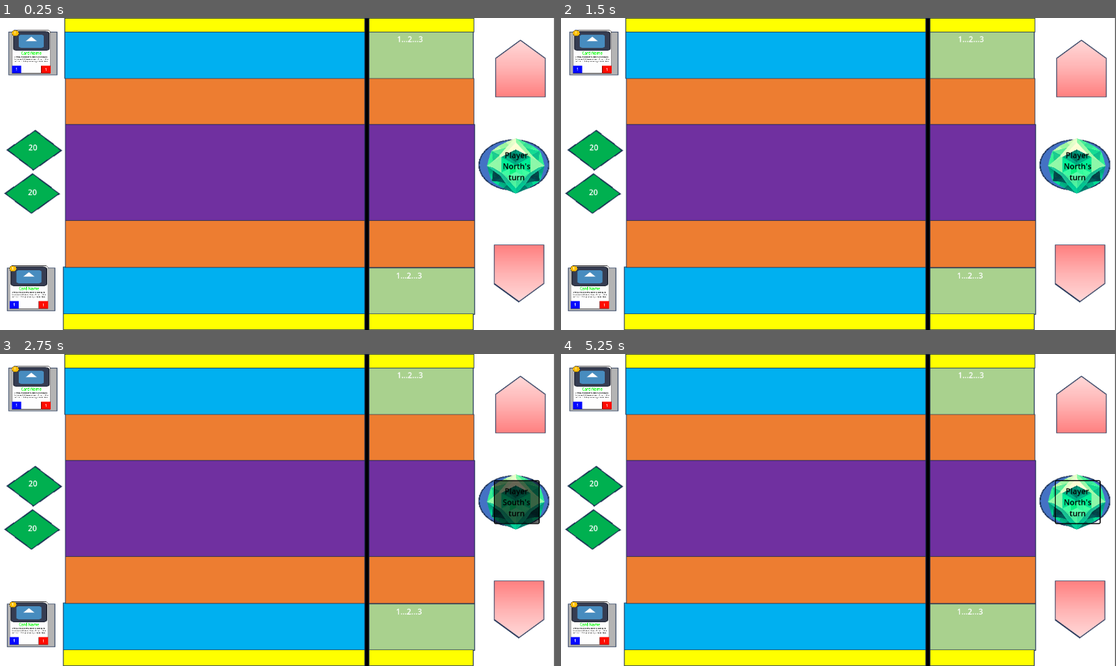
Above: before the commit, frames 1-4 (two rows, left to right).
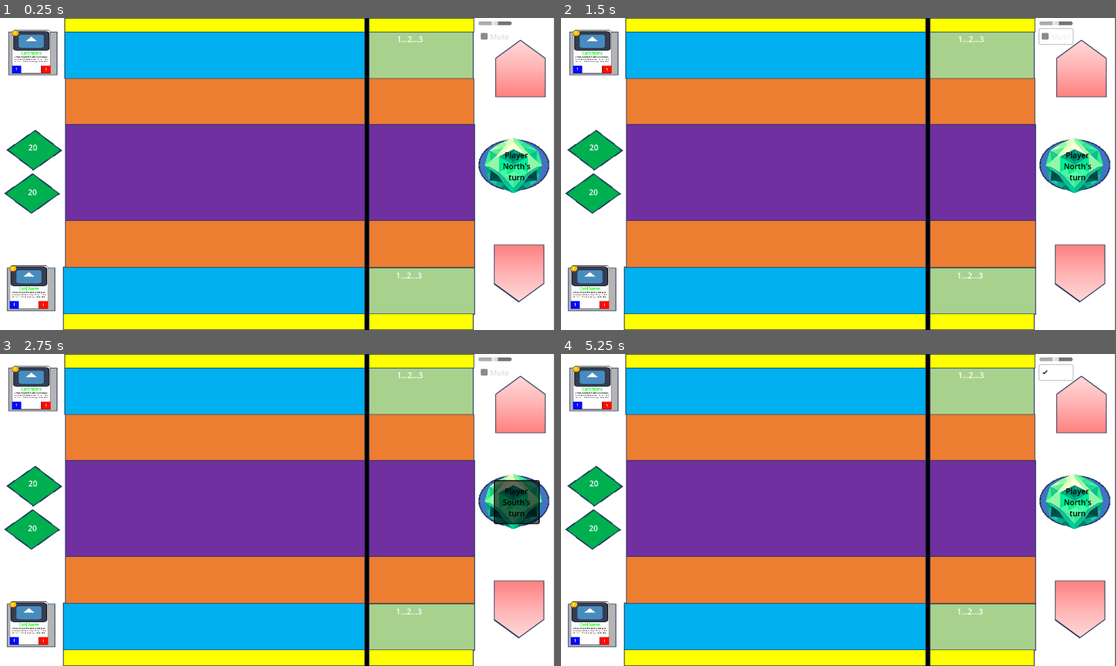
Above: after the commit, the same moments.

Repository: conhop30/Gemheart-2.0
Game: Godot game, scene res://Screens/Game/game.tscn
Same seed, same stepped clock (60 frames per second), same inputs: the game is played once before the commit and once after it. The engine's default icon, where the game draws it, is replaced by a stand-in: a white triangle on a blue panel in a dark square.
Inputs (mouse positions are in pixels of both pictures, inside the frame that each line leads up to):
- Up to frame 1 (0.25 s): no input
- Up to frame 2 (1.5 s): click (1049, 30) at 0.52 s; click (1054, 36) at 1.25 s, where only the run after the commit has a clickable "Mute"
- Up to frame 3 (2.75 s): click "Player North's turn" at 2 s
- Up to frame 4 (5.25 s): click "Player South's turn" at 2.75 s; click "Player North's turn" at 3.5 s; click "Player South's turn" at 4.25 s; click (1049, 366) at 5.02 s

The runs differ from the first frame. In frame 1, 0.7% of the frame differs, in the area x 86-99%, y 1-57%; in frame 2, 0.8%; in frame 3, 0.5%; in frame 4, 0.9%, in the area x 85-99%, y 1-57%.

Commit message:
Added audio
Music and card dropping effects added.

Diff:
--- a/Screens/Game/action_button.gd
+++ b/Screens/Game/action_button.gd
@@ -1,5 +1,4 @@
 extends Button
-
 
 func _on_pressed():
 	EventBus.publish("player_passed")
--- a/Screens/Game/game.gd
+++ b/Screens/Game/game.gd
@@ -17,7 +17,9 @@
 
 # Called when the node enters the scene tree for the first time.
 func _ready() -> void:
+	# Initiate
 	init_board_values()
+	init_music()
 
 	# Start the first player's turn
 	for child in get_children():
@@ -36,10 +38,6 @@
 func _process(delta: float) -> void:
 	pass
 
-# Setup players
-func init_game() -> void:
-	pass
-
 func init_board_values() -> void:
 	# Set the player health displays
 	nHealth.text = str(STARTING_HEALTH)
@@ -49,6 +47,20 @@
 	# Set resource values
 	nResource.text = "1...2...3"
 	sResource.text = "1...2...3"
+
+func init_music() -> void:
+	var bg_music = AudioStreamPlayer.new()
+	add_child(bg_music)
+
+	# Load the audio stream
+	var audio_stream = load("res://Shared/Audio/Music/Sacrifice.ByTitanSlayer.mp3") as AudioStream
+	if audio_stream is AudioStreamMP3:  # Ensure it’s an AudioStream with a loop property
+		audio_stream.loop = true
+
+	bg_music.stream = audio_stream
+	bg_music.volume_db = -20  # Adjust volume
+	bg_music.play()
+
 
 # Ensure all necessary checks are made so the game is in a valid state
 # for the next player to take their turn.
--- a/Screens/Game/game.tscn
+++ b/Screens/Game/game.tscn
@@ -6,6 +6,7 @@
 [ext_resource type="Script" path="res://Screens/Game/action_button.gd" id="3_kaue4"]
 [ext_resource type="Texture2D" uid="uid://c02dequ70f1ir" path="res://Assets/action_button.PNG" id="4_3oe2m"]
 [ext_resource type="Script" path="res://Shared/pile.gd" id="4_eqtxn"]
+[ext_resource type="Script" path="res://Screens/Game/settings.gd" id="7_vpc07"]
 
 [sub_resource type="StyleBoxFlat" id="StyleBoxFlat_2r4w7"]
 draw_center = false
@@ -62,7 +63,7 @@
 
 [node name="ActionButton" type="Sprite2D" parent="Board/ActionButton"]
 show_behind_parent = true
-position = Vector2(43, 43)
+position = Vector2(38.2202, 42.188)
 scale = Vector2(0.154297, 0.138184)
 texture = ExtResource("4_3oe2m")
 
@@ -107,7 +108,7 @@
 shape = SubResource("RectangleShape2D_1ukit")
 
 [node name="Ground" type="Area2D" parent="PlayerNorth"]
-position = Vector2(373, 301)
+position = Vector2(374, 295)
 script = ExtResource("4_eqtxn")
 metadata/_edit_group_ = true
 
@@ -153,7 +154,7 @@
 shape = SubResource("RectangleShape2D_6253t")
 
 [node name="Hand" type="Area2D" parent="PlayerNorth"]
-position = Vector2(190, -35)
+position = Vector2(191, -29)
 script = ExtResource("4_eqtxn")
 metadata/_edit_group_ = true
 
@@ -202,7 +203,7 @@
 shape = SubResource("RectangleShape2D_1ukit")
 
 [node name="Ground" type="Area2D" parent="PlayerSouth"]
-position = Vector2(374, 398)
+position = Vector2(374, 399)
 script = ExtResource("4_eqtxn")
 metadata/_edit_group_ = true
 
@@ -248,7 +249,7 @@
 shape = SubResource("RectangleShape2D_6253t")
 
 [node name="Hand" type="Area2D" parent="PlayerSouth"]
-position = Vector2(189, 609)
+position = Vector2(190, 608)
 script = ExtResource("4_eqtxn")
 metadata/_edit_group_ = true
 
@@ -256,4 +257,45 @@
 position = Vector2(368.25, 43.5)
 shape = SubResource("RectangleShape2D_dvgnv")
 
+[node name="Settings" type="Control" parent="."]
+layout_mode = 3
+anchor_left = 0.861
+anchor_top = 0.005
+anchor_right = 0.995
+anchor_bottom = 0.117
+offset_left = 0.12793
+offset_top = -0.24
+offset_right = -0.240112
+offset_bottom = -1.816
+script = ExtResource("7_vpc07")
+
+[node name="TextureButton" type="TextureButton" parent="Settings"]
+layout_mode = 0
+offset_right = 40.0
+offset_bottom = 40.0
+
+[node name="MarginContainer" type="MarginContainer" parent="Settings/TextureButton"]
+layout_mode = 1
+anchors_preset = -1
+anchor_left = -2.925
+anchor_right = 1.0
+anchor_bottom = 1.55
+offset_left = 118.0
+offset_right = 30.0
+offset_bottom = -11.0
+
+[node name="VBoxContainer" type="VBoxContainer" parent="Settings/TextureButton/MarginContainer"]
+layout_mode = 2
+
+[node name="volume" type="HSlider" parent="Settings/TextureButton/MarginContainer/VBoxContainer"]
+layout_mode = 2
+min_value = -100.0
+rounded = true
+
+[node name="CheckBox" type="CheckBox" parent="Settings/TextureButton/MarginContainer/VBoxContainer"]
+layout_mode = 2
+text = "Mute"
+
 [connection signal="pressed" from="Board/ActionButton" to="Board/ActionButton" method="_on_pressed"]
+[connection signal="value_changed" from="Settings/TextureButton/MarginContainer/VBoxContainer/volume" to="Settings" method="_on_volume_value_changed"]
+[connection signal="toggled" from="Settings/TextureButton/MarginContainer/VBoxContainer/CheckBox" to="Settings" method="_on_check_box_toggled"]
--- /dev/null
+++ b/Screens/Game/settings.gd
@@ -0,0 +1,10 @@
+extends Control
+#
+#func _ready() -> void:
+	#$TextureButton/MarginContainer.hide()
+
+func _on_volume_value_changed(value: float) -> void:
+	AudioServer.set_bus_volume_db(0, value)
+
+func _on_check_box_toggled(toggled_on: bool) -> void:
+	AudioServer.set_bus_mute(0,toggled_on)
--- a/Shared/pile.gd
+++ b/Shared/pile.gd
@@ -31,7 +31,6 @@
 	var start_position = global_position
 
 	for cards in range(0, DECK_SIZE, 1):
-		print("INSIDE INIT_DECK()")
 		var card = card_scene.instantiate()
 		add_card_to_pile(card)
 		card.position = start_position# + offset * cards
@@ -54,7 +53,7 @@
 
 func arrange_cards():
 	var current_pos = self.global_position
-	var offset = Vector2(50, 0)
+	var offset      = Vector2(50, 0)
 	for child in get_children():
 		if is_instance_of(child, Card):
 			if isStacked:
--- a/Shared/player.gd
+++ b/Shared/player.gd
@@ -43,7 +43,6 @@
 func init_player():
 	for child in get_children():
 		if is_instance_of(child, Pile):
-			print("INSIDE IF STATEMENT")
 			child.init_pile()
 
 func on_mouse_down(event):
@@ -54,7 +53,7 @@
 		selected_card = pile.get_card_at_position(mouse_position)
 		if selected_card:
 			original_pile = pile
-			is_dragging = true  # Set dragging flag to true
+			is_dragging   = true  # Set dragging flag to true
 			selected_card.start_dragging()  # Optional: change appearance for dragging
 			print("Started dragging card:", selected_card.name, "from pile:", pile.name)
 
@@ -62,7 +61,6 @@
 	# Update the selected card's position to follow the mouse
 	if selected_card:
 		selected_card.global_position = get_global_mouse_position()
-		print("Dragging card to position:", selected_card.global_position)
 
 func on_mouse_up():
 	# Check if we are releasing a dragged card
@@ -70,10 +68,20 @@
 		var mouse_position = get_global_mouse_position()
 		var target_pile = _get_pile_at_position(mouse_position)
 		if target_pile and target_pile != original_pile:
+			# Card placement
 			if target_pile.can_accept_card(selected_card):
 				original_pile.remove_card(selected_card)
 				target_pile.add_card_to_pile(selected_card)
 				selected_card.set_pile(target_pile.name)
+
+				# Audio
+				var card_audio_placed = AudioStreamPlayer.new()
+				add_child(card_audio_placed)
+				card_audio_placed.stream = load("res://Shared/Audio/Effects/card_placed.mp3")
+				card_audio_placed.volume_db = -20 # -80 to 0, 0 being full volume
+				card_audio_placed.play()
+
+				# Console
 				print("Dropped card:", selected_card.name, "onto pile:", target_pile.name)
 			else:
 				# Move back to original pile
@@ -83,6 +91,7 @@
 			# Move back to original pile
 			original_pile.arrange_cards()
 			print("No valid target pile or same pile selected")
+
 		# Reset dragging state and selection after moving
 		#selected_card.stop_dragging()  # Optional: reset appearance
 		selected_card = null
--- /dev/null
+++ b/default_bus_layout.tres
@@ -0,0 +1,13 @@
+[gd_resource type="AudioBusLayout" load_steps=3 format=3 uid="uid://i63eqyegwvex"]
+
+[sub_resource type="AudioEffectDistortion" id="AudioEffectDistortion_njt24"]
+resource_name = "Distortion"
+
+[sub_resource type="AudioEffectReverb" id="AudioEffectReverb_htfe8"]
+resource_name = "Reverb"
+
+[resource]
+bus/0/effect/0/effect = SubResource("AudioEffectDistortion_njt24")
+bus/0/effect/0/enabled = false
+bus/0/effect/1/effect = SubResource("AudioEffectReverb_htfe8")
+bus/0/effect/1/enabled = false
Not shown: 1 places in Screens/Game/game.tscn that only renumber resources
Not shown, added: Shared/Audio/Effects/card_placed.mp3.import
Not shown, added: Shared/Audio/Music/Aurora.ByHansZimmer.mp3.import
Not shown, added: Shared/Audio/Music/Dreams_In_Shadows.mp3.import
Not shown, added: Shared/Audio/Music/Sacrifice.ByTitanSlayer.mp3.import
Not shown, added: Shared/Audio/Music/Terran01.ByBlizzard.mp3.import
Not shown, added: Shared/Audio/Effects/card_placed.mp3
Not shown, added: Shared/Audio/Music/Aurora.ByHansZimmer.mp3
Not shown, added: Shared/Audio/Music/Dreams_In_Shadows.mp3
Not shown, added: Shared/Audio/Music/Sacrifice.ByTitanSlayer.mp3
Not shown, added: Shared/Audio/Music/Terran01.ByBlizzard.mp3
